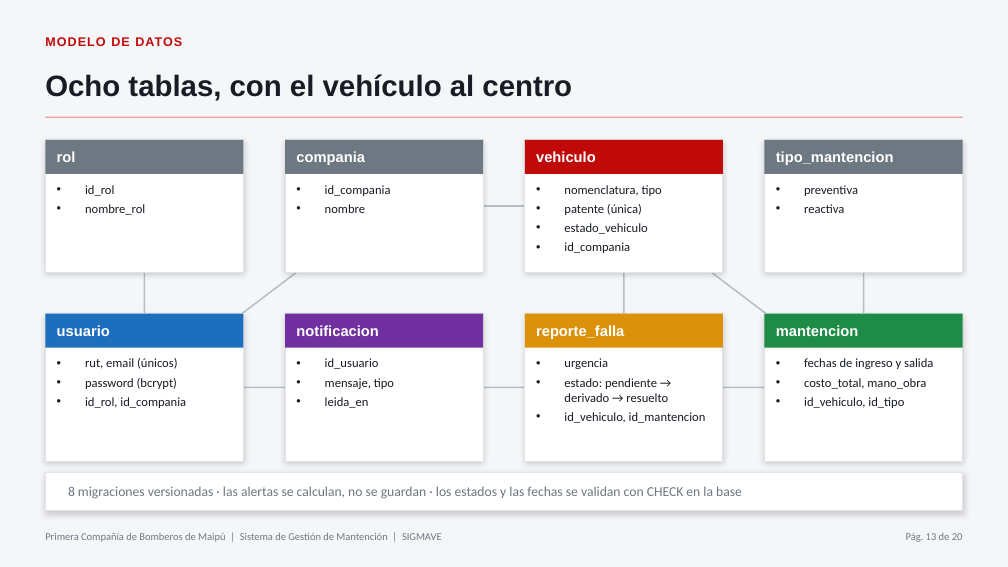
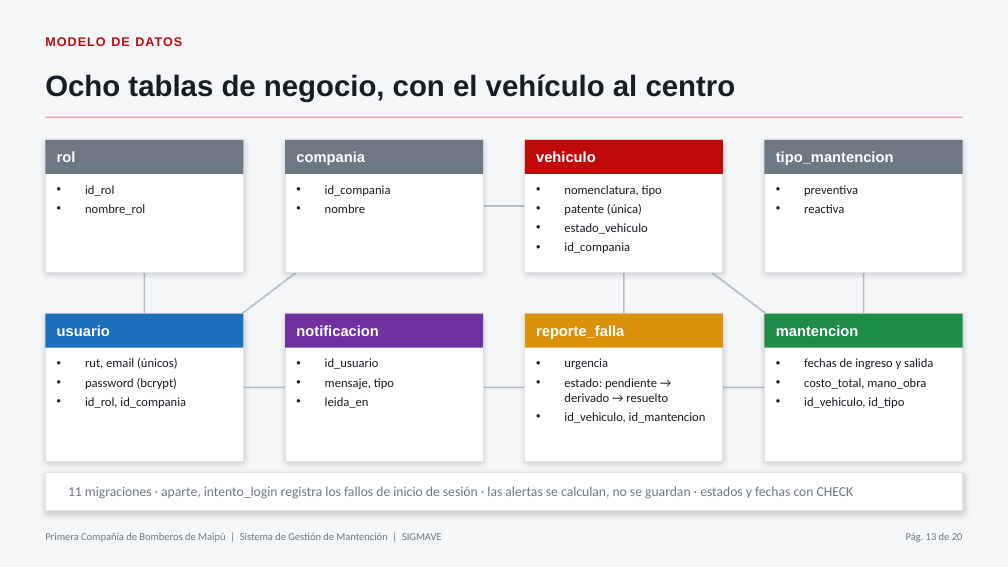
Before and after one commit to fonchoo/proyecto-capstone, a slide deck: slide 13 of Fase 2/Evidencias/Evidencia Grupal/presentacion_evaluacion_fase2_SIGMAVE.pptx. Drawn at 1008x567 pixels with LibreOffice and Linux fonts; fonts in the diff are those of the drawing. Boxes give left, top, right and bottom in pixels: in the first picture for what was removed or moved away, otherwise in the second. Text is boxed around its words. In the diff, an @@ line names an element or a change of style, - is before the commit and + after.

```diff
--- a/Fase 2/Evidencias/Evidencia Grupal/presentacion_evaluacion_fase2_SIGMAVE.pptx
+++ b/Fase 2/Evidencias/Evidencia Grupal/presentacion_evaluacion_fase2_SIGMAVE.pptx
@@ title at (45,74,736,102): text changed @@
-Ocho tablas, con el vehículo al centro
+Ocho tablas de negocio, con el vehículo al centro
@@ text at (68,486,854,499): text changed @@
-8 migraciones versionadas · las alertas se calculan, no se guardan · los estados y las fechas se validan con CHECK en la base
+11 migraciones · aparte, intento_login registra los fallos de inicio de sesión · las alertas se calculan, no se guardan · estados y fechas con CHECK
```
Also in this commit, not shown: 5 other slides changed.
